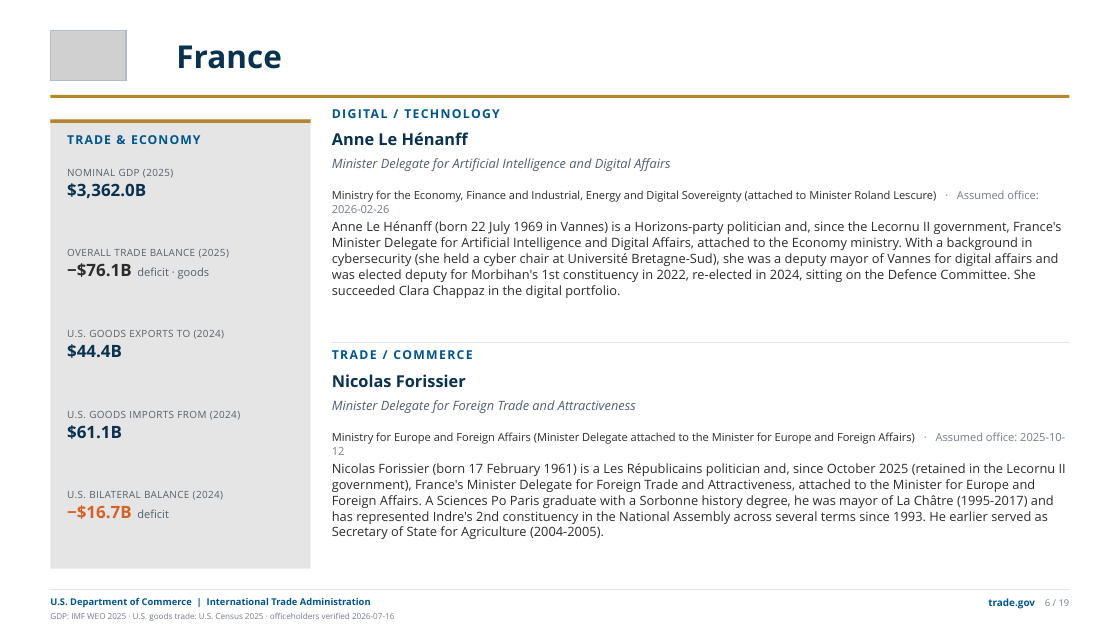
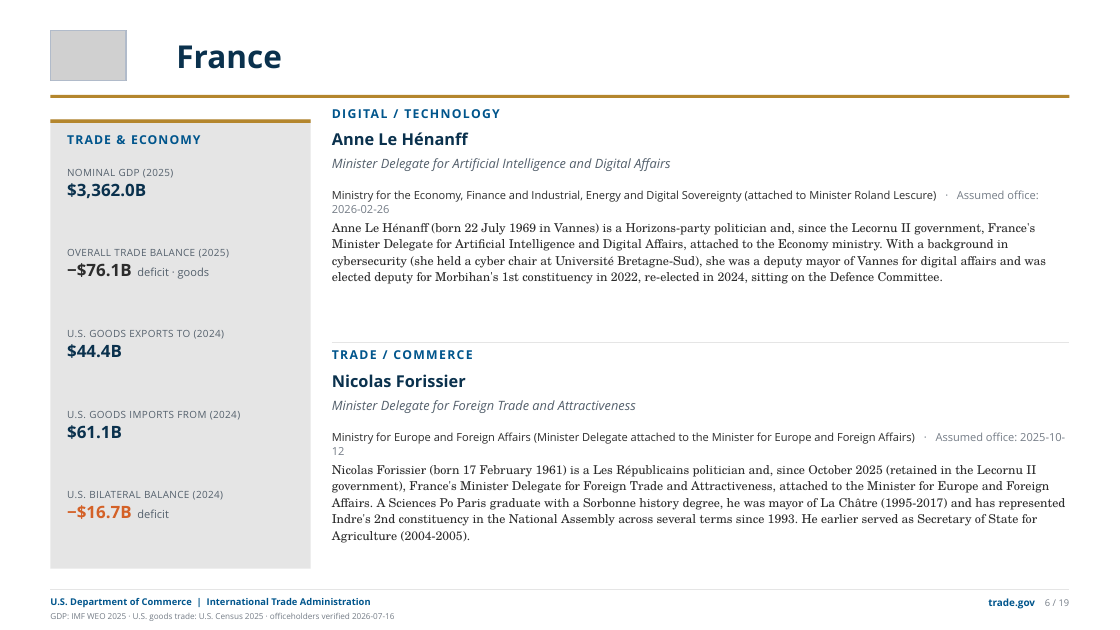
Before and after one commit to jsilbs18-cloud/Photo, a slide deck: slide 10 of output/g20-ministers-trade-deck.pptx. Drawn at 1120x630 pixels with LibreOffice and Linux fonts; fonts in the diff are those of the drawing; grey boxes stand for pictures. Boxes give left, top, right and bottom in pixels: in the first picture for what was removed or moved away, otherwise in the second. Text is boxed around its words. In the diff, an @@ line names an element or a change of style, - is before the commit and + after.

```diff
--- a/output/g20-ministers-trade-deck.pptx
+++ b/output/g20-ministers-trade-deck.pptx
@@ text at [332,223,1046,284]: text changed; size 11 to 10.5 pt; font Open Sans to TeX Gyre Schola @@
-Anne Le Hénanff (born 22 July 1969 in Vannes) is a Horizons-party politician and, since the Lecornu II government, France's Minister Delegate for Artificial Intelligence and Digital Affairs, attached to the Economy ministry. With a background in cybersecurity (she held a cyber chair at Université Bretagne-Sud), she was a deputy mayor of Vannes for digital affairs and was elected deputy for Morbihan's 1st constituency in 2022, re-elected in 2024, sitting on the Defence Committee. She succeeded Clara Chappaz in the digital portfolio.
+Anne Le Hénanff (born 22 July 1969 in Vannes) is a Horizons-party politician and, since the Lecornu II government, France's Minister Delegate for Artificial Intelligence and Digital Affairs, attached to the Economy ministry. With a background in cybersecurity (she held a cyber chair at Université Bretagne-Sud), she was a deputy mayor of Vannes for digital affairs and was elected deputy for Morbihan's 1st constituency in 2022, re-elected in 2024, sitting on the Defence Committee.
@@ text "Nicolas Forissier (born 17 February ..." at [332,465,1066,543]: size 11 to 10.5 pt, font Open Sans to TeX Gyre Schola; line spacing 1.03 to 1.12 @@
```
Also in this commit, not shown: 21 other slides changed, 13 other files.
